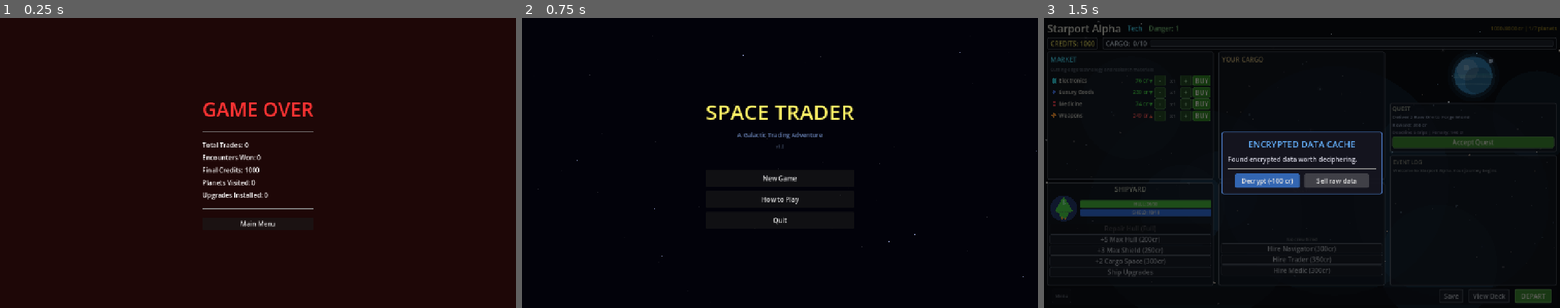
Above: before the commit, frames 1-3 (left to right).
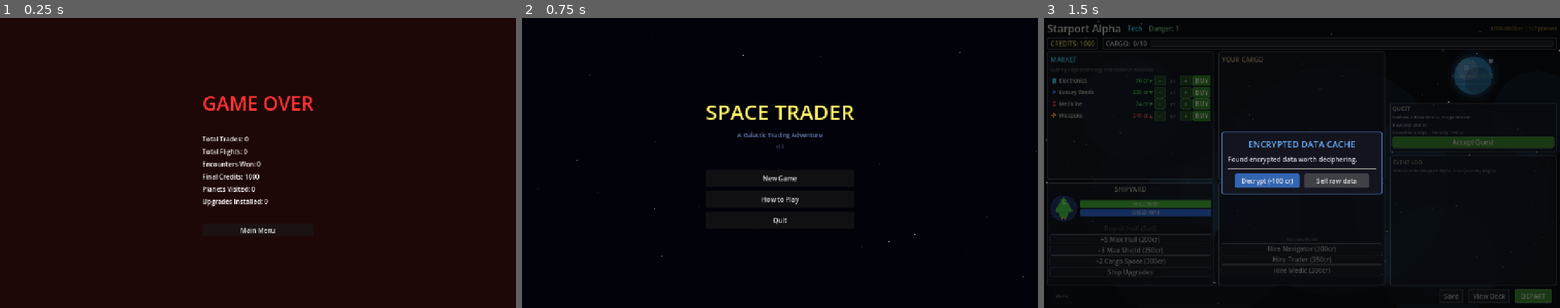
Above: after the commit, the same moments.

Repository: TestAndWin/space-trader
Game: Godot game, scene res://scenes/game_over.tscn
Same seed, same stepped clock (60 frames per second), same inputs: the game is played once before the commit and once after it. This scene is started directly instead of the project's main scene.
Inputs:
- Up to frame 1 (0.25 s): no input
- Up to frame 2 (0.75 s): click "Main Menu" at 0.5 s
- Up to frame 3 (1.5 s): click "New Game" at 1.25 s

The runs differ from the first frame. In frame 1, 2.6% of the frame differs, in the area x 39-61%, y 26-75%; in frame 2, nothing differs; in frame 3, less than 0.1%.

Commit message:
Track total flights and skip victory screen on trade offer bribe
- Add total_flights counter incremented on each travel, displayed on
  victory and game over screens for future highscore tracking
- Save/load total_flights in SaveManager (backwards-compatible)
- Trade offer acceptance now skips battle result screen and lands
  directly on the destination planet
- Fix event_manager description strings (remove double %% escapes)

Co-Authored-By: Claude Opus 4.6 <noreply@anthropic.com>

Diff:
--- a/scenes/game_over.tscn
+++ b/scenes/game_over.tscn
@@ -59,6 +59,12 @@
 mouse_filter = 2
 text = "Total Trades: 0"
 
+[node name="FlightsLabel" type="Label" parent="CenterContainer/VBoxContainer/StatsContainer"]
+unique_name_in_owner = true
+layout_mode = 2
+mouse_filter = 2
+text = "Total Flights: 0"
+
 [node name="EncountersLabel" type="Label" parent="CenterContainer/VBoxContainer/StatsContainer"]
 unique_name_in_owner = true
 layout_mode = 2
--- a/scenes/victory.tscn
+++ b/scenes/victory.tscn
@@ -67,6 +67,12 @@
 mouse_filter = 2
 text = "Total Trades: 0"
 
+[node name="FlightsLabel" type="Label" parent="CenterContainer/VBoxContainer/StatsContainer"]
+unique_name_in_owner = true
+layout_mode = 2
+mouse_filter = 2
+text = "Total Flights: 0"
+
 [node name="EncountersLabel" type="Label" parent="CenterContainer/VBoxContainer/StatsContainer"]
 unique_name_in_owner = true
 layout_mode = 2
--- a/scripts/autoloads/event_manager.gd
+++ b/scripts/autoloads/event_manager.gd
@@ -11,11 +11,11 @@
 var _planets: Array = []
 
 var _event_pool: Array[Dictionary] = [
-	{"id": "blockade", "title": "Blockade on %s!", "description": "Prices +40%%, encounter chance +20%%", "price_modifier": 1.4, "encounter_modifier": 0.2, "target": "specific_planet"},
-	{"id": "harvest_surplus", "title": "Harvest surplus on %s!", "description": "Food Rations -50%% there", "price_modifier": 0.5, "good": "Food Rations", "target": "agricultural_planet"},
-	{"id": "tech_boom", "title": "Tech Boom!", "description": "Electronics +30%% everywhere", "price_modifier": 1.3, "good": "Electronics", "target": "all"},
-	{"id": "pirate_activity", "title": "Pirate Activity!", "description": "Encounters +15%%, rewards +50%%", "encounter_modifier": 0.15, "reward_modifier": 1.5, "target": "all"},
-	{"id": "trade_agreement", "title": "Trade Agreement!", "description": "Sell ratio 85%% instead of 75%%", "sell_ratio_override": 0.85, "target": "all"},
+	{"id": "blockade", "title": "Blockade on %s!", "description": "Prices +40%, encounter chance +20%", "price_modifier": 1.4, "encounter_modifier": 0.2, "target": "specific_planet"},
+	{"id": "harvest_surplus", "title": "Harvest surplus on %s!", "description": "Food Rations -50% there", "price_modifier": 0.5, "good": "Food Rations", "target": "agricultural_planet"},
+	{"id": "tech_boom", "title": "Tech Boom!", "description": "Electronics +30% everywhere", "price_modifier": 1.3, "good": "Electronics", "target": "all"},
+	{"id": "pirate_activity", "title": "Pirate Activity!", "description": "Encounters +15%, rewards +50%", "encounter_modifier": 0.15, "reward_modifier": 1.5, "target": "all"},
+	{"id": "trade_agreement", "title": "Trade Agreement!", "description": "Sell ratio 85% instead of 75%", "sell_ratio_override": 0.85, "target": "all"},
 ]
 
 
--- a/scripts/autoloads/game_manager.gd
+++ b/scripts/autoloads/game_manager.gd
@@ -44,6 +44,7 @@
 # Statistics
 var total_trades: int = 0
 var total_encounters_won: int = 0
+var total_flights: int = 0
 
 
 func _ready() -> void:
@@ -70,6 +71,7 @@
 	visited_planets.append("Starport Alpha")
 	total_trades = 0
 	total_encounters_won = 0
+	total_flights = 0
 	current_encounter = null
 	battle_result = ""
 	last_cargo_lost_text = ""
--- a/scripts/autoloads/save_manager.gd
+++ b/scripts/autoloads/save_manager.gd
@@ -19,6 +19,7 @@
 		"visited_planets": GameManager.visited_planets.duplicate(),
 		"total_trades": GameManager.total_trades,
 		"total_encounters_won": GameManager.total_encounters_won,
+		"total_flights": GameManager.total_flights,
 		"installed_upgrades": GameManager.installed_upgrades.duplicate(),
 		"crew": GameManager.crew.duplicate(),
 		"deck_cards": _serialize_deck(),
@@ -61,6 +62,7 @@
 	GameManager.visited_planets = data.get("visited_planets", [])
 	GameManager.total_trades = int(data.get("total_trades", 0))
 	GameManager.total_encounters_won = int(data.get("total_encounters_won", 0))
+	GameManager.total_flights = int(data.get("total_flights", 0))
 	GameManager.installed_upgrades = data.get("installed_upgrades", [])
 	GameManager.crew = data.get("crew", [])
 	_deserialize_deck(data.get("deck_cards", []))
--- a/scripts/scenes/card_battle.gd
+++ b/scripts/scenes/card_battle.gd
@@ -147,8 +147,13 @@
 func _on_battle_won_no_reward() -> void:
 	battle_active = false
 	GameManager.total_encounters_won += 1
-	GameManager.battle_result = "won"
-	get_tree().change_scene_to_file("res://scenes/battle_result.tscn")
+	var destination: String = GameManager.travel_destination
+	GameManager.current_planet = destination
+	if destination not in GameManager.visited_planets:
+		GameManager.visited_planets.append(destination)
+	GameManager.current_encounter = null
+	GameManager.battle_result = ""
+	get_tree().change_scene_to_file("res://scenes/planet_screen.tscn")
 
 
 func _start_player_turn() -> void:
--- a/scripts/scenes/game_over.gd
+++ b/scripts/scenes/game_over.gd
@@ -3,6 +3,7 @@
 
 func _ready() -> void:
 	%TradesLabel.text = "Total Trades: %d" % GameManager.total_trades
+	%FlightsLabel.text = "Total Flights: %d" % GameManager.total_flights
 	%EncountersLabel.text = "Encounters Won: %d" % GameManager.total_encounters_won
 	%CreditsLabel.text = "Final Credits: %d" % GameManager.credits
 	%PlanetsLabel.text = "Planets Visited: %d" % GameManager.visited_planets.size()
--- a/scripts/scenes/travel_scene.gd
+++ b/scripts/scenes/travel_scene.gd
@@ -12,6 +12,7 @@
 
 func _ready() -> void:
 	destination_planet = GameManager.travel_destination if GameManager.travel_destination != "" else "Unknown"
+	GameManager.total_flights += 1
 	if EncounterManager.is_carrying_contraband():
 		warning_label.text = "CONTRABAND ABOARD - Increased encounter risk!"
 	travel_label.text = "Traveling to " + destination_planet + "..."
--- a/scripts/scenes/victory.gd
+++ b/scripts/scenes/victory.gd
@@ -3,6 +3,7 @@
 
 func _ready() -> void:
 	%TradesLabel.text = "Total Trades: %d" % GameManager.total_trades
+	%FlightsLabel.text = "Total Flights: %d" % GameManager.total_flights
 	%EncountersLabel.text = "Encounters Won: %d" % GameManager.total_encounters_won
 	%CreditsLabel.text = "Final Credits: %d" % GameManager.credits
 	%PlanetsLabel.text = "Planets Visited: %d / %d" % [GameManager.visited_planets.size(), GameManager.WIN_PLANETS]
